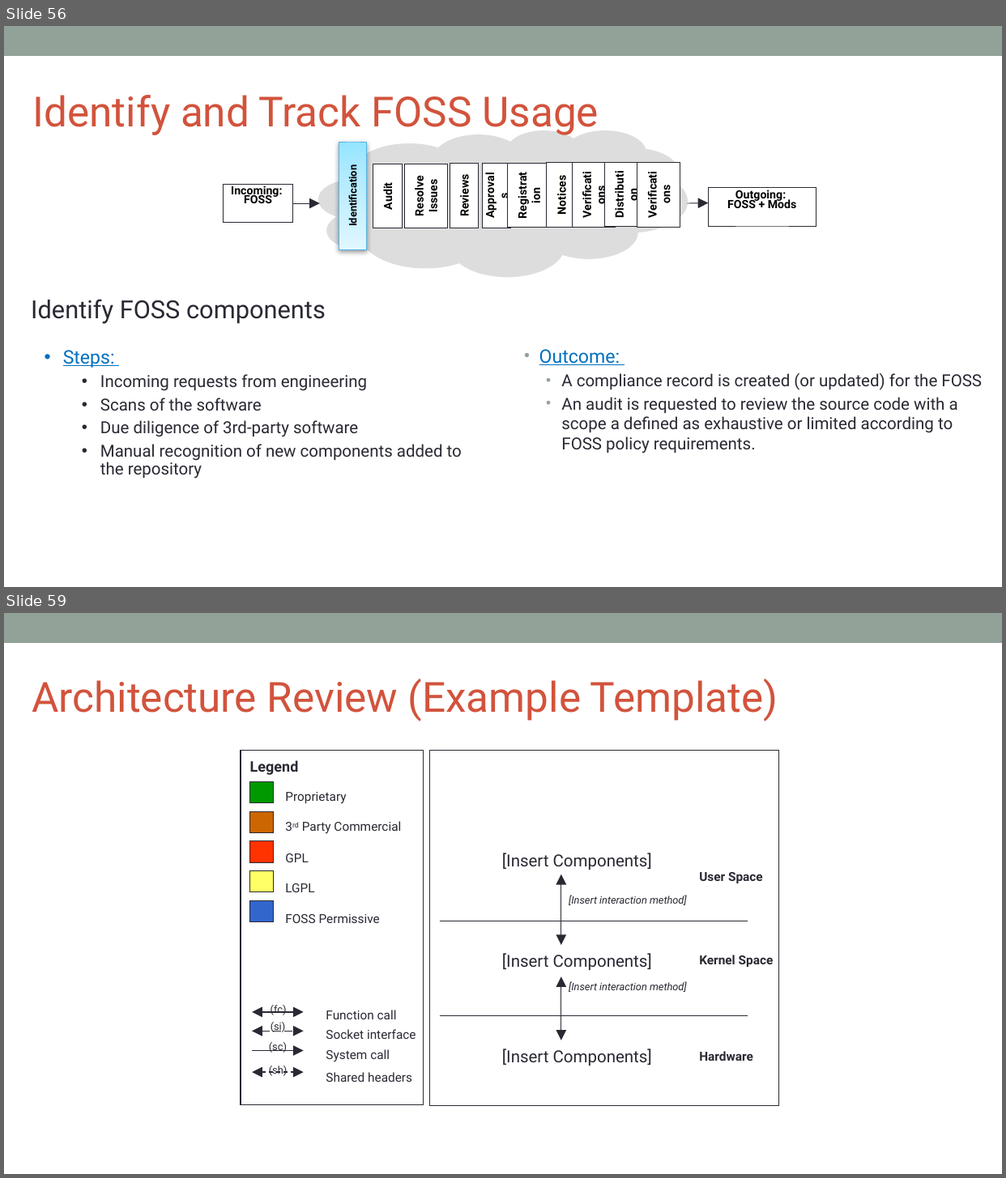
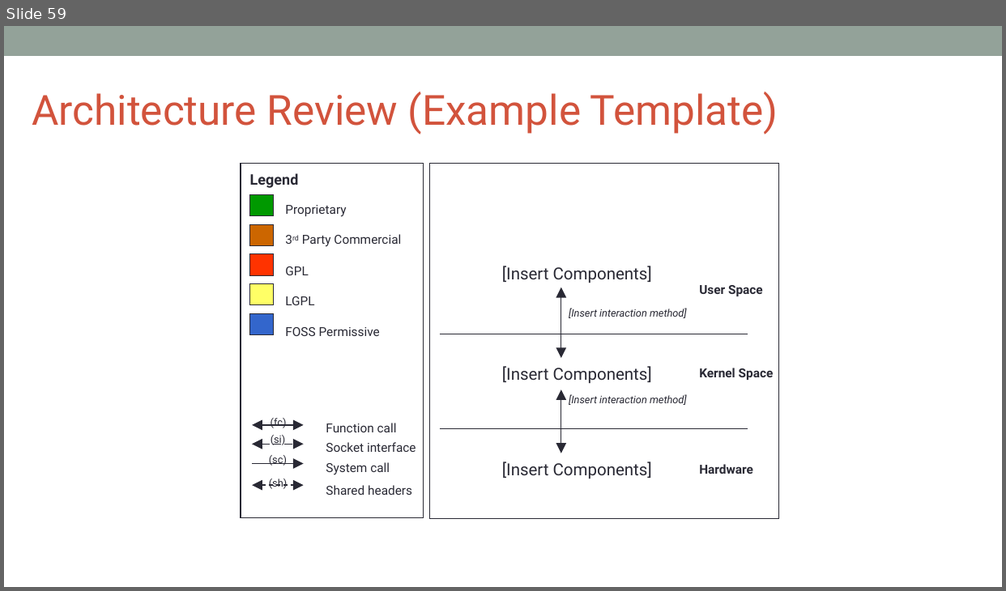
Before and after one commit to OpenChain-KWG/Curriculum-Translation-KR, a slide deck: target/slides/openchain-curriculum-for-1-1.pptx. Shown one above the other, each under a label of ours: slides 56 and 59 before the commit, slide 59 after it; the slides between them are not shown. The pictures are 1006x1178 and 1006x591 pixels, drawn with LibreOffice and Linux fonts; fonts in the diff are those of the drawing; background and template pictures are left out. Boxes give left, top, right and bottom in pixels: in the first picture for what was removed or moved away, otherwise in the second. Text is boxed around its words. In the diff, an @@ line names an element or a change of style, - is before the commit and + after.

```diff
--- a/target/slides/openchain-curriculum-for-1-1.pptx
+++ b/target/slides/openchain-curriculum-for-1-1.pptx
@@ slide 56 removed at [4,26,1002,587], background #FFFFFF; not listed: 1 template element that a slide beside it also shows @@
@@ text removed at [33,95,599,135] @@
-Identify and Track FOSS Usage
@@ thought cloud removed at [318,130,688,277] @@
@@ rectangle removed at [339,142,366,250] @@
@@ text removed at [346,171,360,225] @@
-Identification
@@ rectangle removed at [373,165,402,228] @@
-Audit
@@ rectangle removed at [404,165,447,228] @@
-Resolve Issues
@@ rectangle removed at [450,164,479,228] @@
-Reviews
@@ rectangle removed at [482,164,511,228] @@
-Approvals
@@ rectangle removed at [508,164,550,228] @@
-Registration
@@ rectangle removed at [547,163,576,227] @@
-Notices
@@ rectangle removed at [573,163,616,227] @@
-Verifications
@@ rectangle removed at [605,163,647,227] @@
-Distribution
@@ rectangle removed at [637,163,680,227] @@
-Verifications
@@ rectangle removed at [224,184,294,222] @@
-Incoming:
-FOSS
@@ rectangle removed at [709,188,816,226] @@
-Outgoing:
-FOSS + Mods
@@ arrow removed from (293, 203) to (320, 203) @@
@@ line removed from (374, 196) to (374, 196) @@
@@ arrow removed from (688, 203) to (709, 203) @@
@@ text removed at [31,299,326,324] @@
-Identify FOSS components
@@ text removed at [63,350,462,479] @@
-• Steps:
-  • Incoming requests from engineering
-  • Scans of the software
-  • Due diligence of 3rd-party software
-  • Manual recognition of new components added to the repository
@@ text removed at [539,349,982,454] @@
-• Outcome:
-  • A compliance record is created (or updated) for the FOSS
-  • An audit is requested to review the source code with a scope a defined as exhaustive or limited according to FOSS policy requirements.
```
Also in this commit, not shown: 12 slides changed, 6 slides added, 5 other slides removed, 7 other files.
